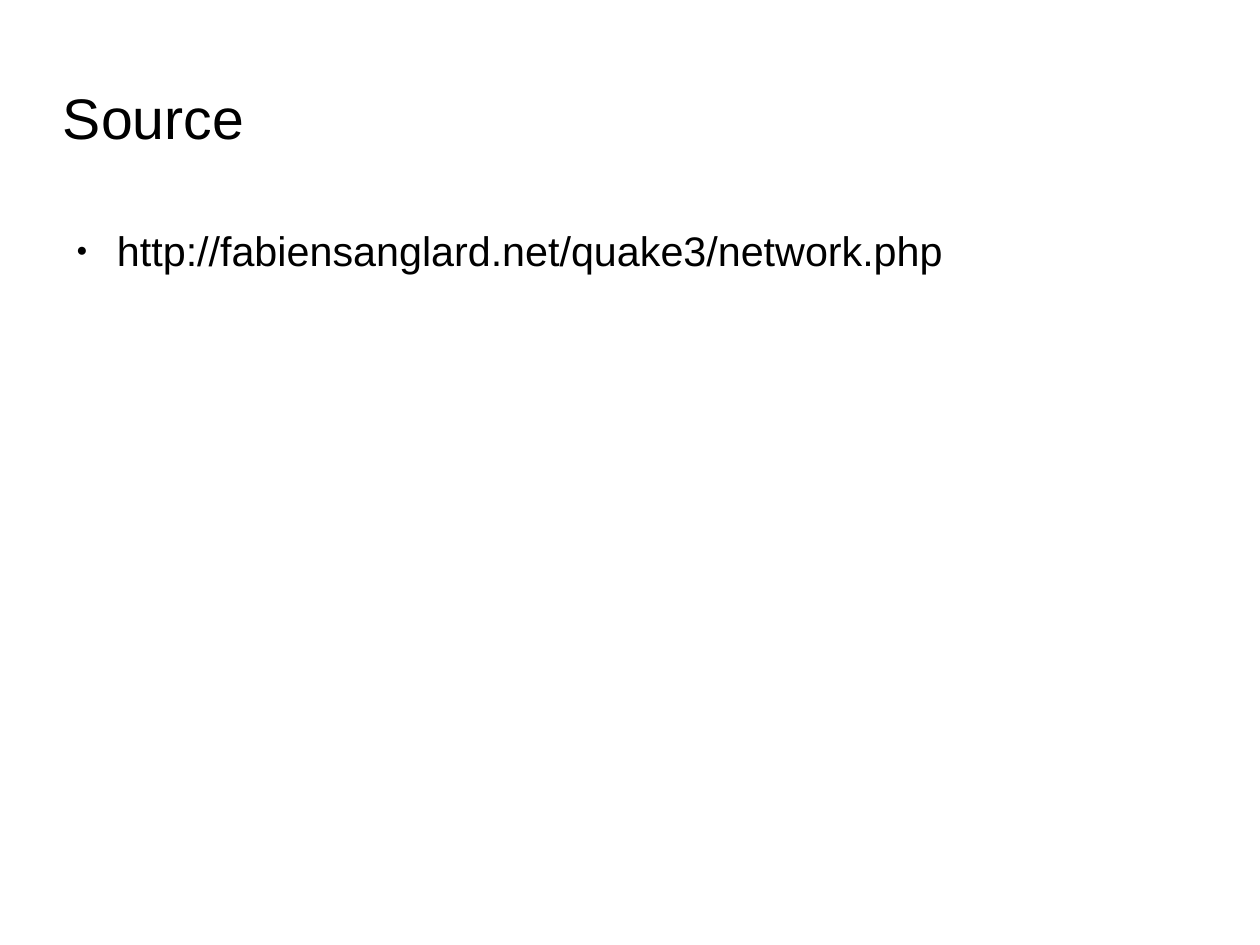
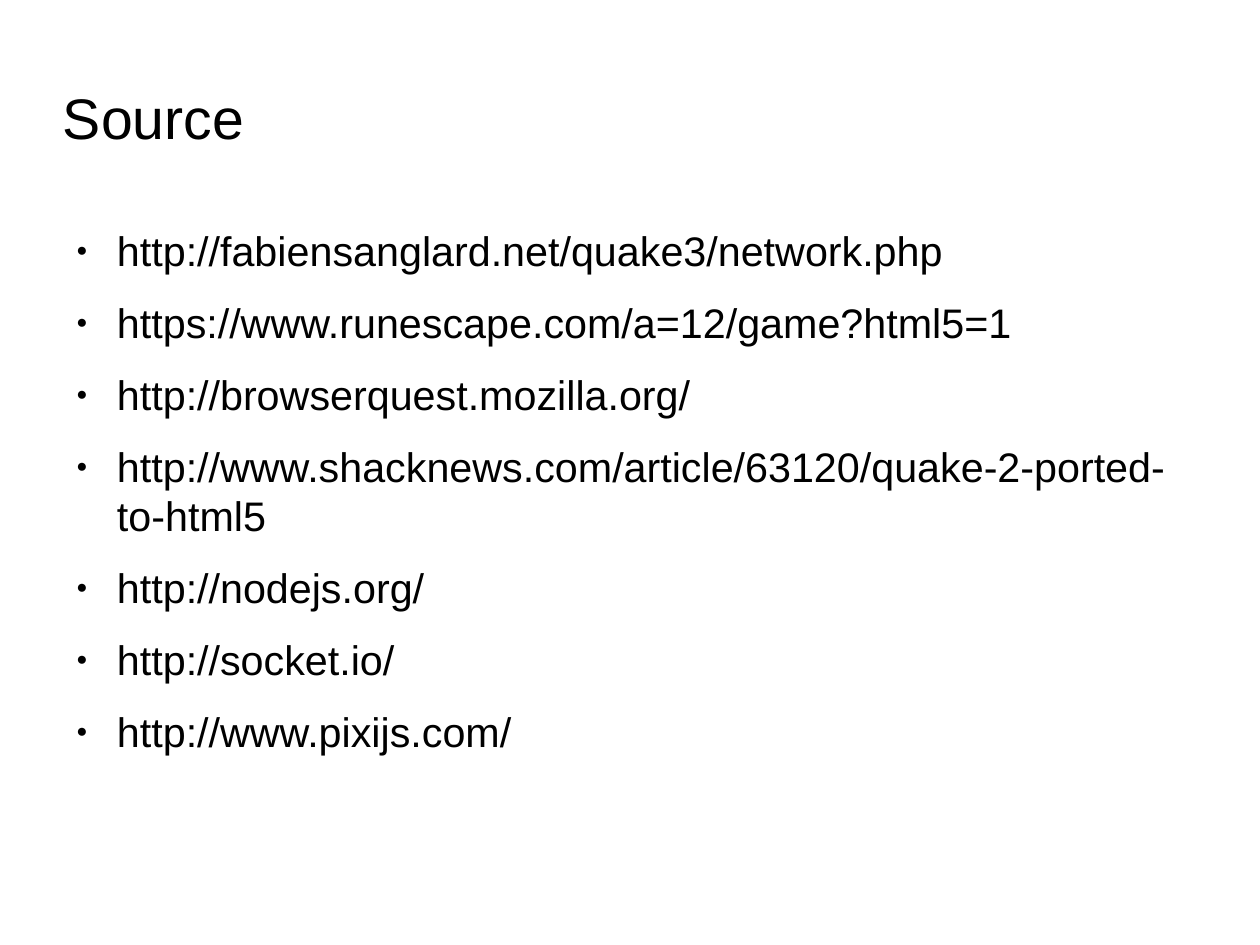
Before and after one commit to Irkam/HowToMultiplayerLulz5, a slide deck: slide 10 of presentation_diapo/presentation-jeu-multijoueur.odp. Drawn at 1260x945 pixels with LibreOffice and Linux fonts; fonts in the diff are those of the drawing; background and template pictures are left out. Boxes give left, top, right and bottom in pixels: in the first picture for what was removed or moved away, otherwise in the second. Text is boxed around its words. In the diff, an @@ line names an element or a change of style, - is before the commit and + after.

```diff
--- a/presentation_diapo/presentation-jeu-multijoueur.odp
+++ b/presentation_diapo/presentation-jeu-multijoueur.odp
@@ text at box(117, 308, 1165, 755): paragraphs added @@
+● https://www.runescape.com/a=12/game?html5=1
+● http://browserquest.mozilla.org/
+● http://www.shacknews.com/article/63120/quake-2-ported-to-html5
+● http://nodejs.org/
+● http://socket.io/
+● http://www.pixijs.com/
```
Also in this commit, not shown: 1 other slide changed, 1 other file.
